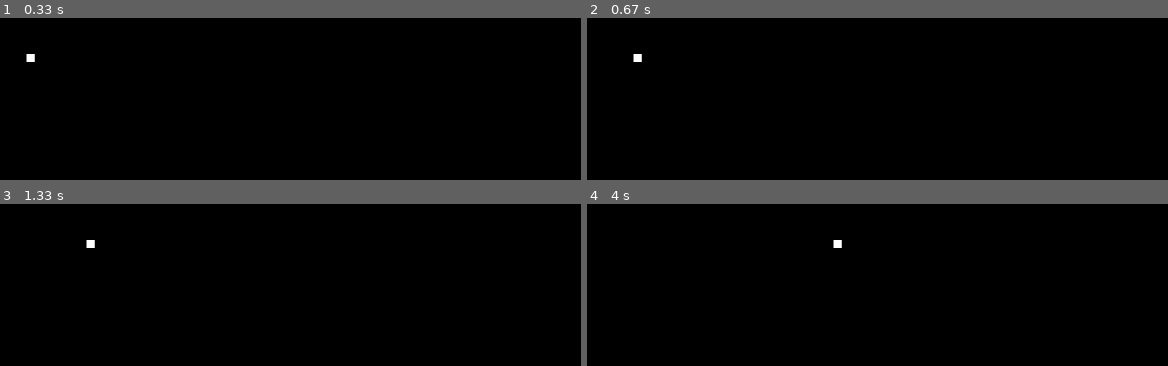
Above: before the commit, frames 1-4 (two rows, left to right).
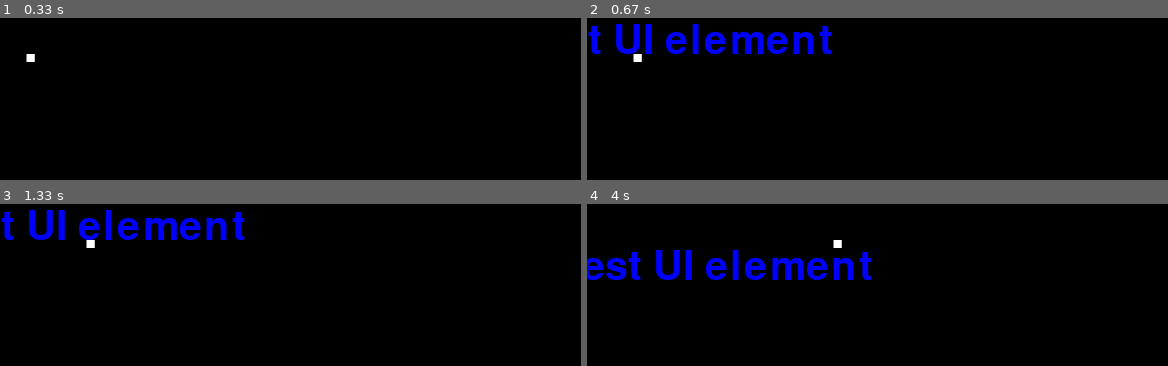
Above: after the commit, the same moments.

Repository: c-michi/pygame_ui
Game: pygame game, started from run_test_window.py
Same seed, same stepped clock (60 frames per second), same inputs: the game is played once before the commit and once after it. The source is Python 2; it was converted automatically to run under Python 3.
Inputs (mouse positions are in pixels of both pictures, inside the frame that each line leads up to):
- Up to frame 1 (0.33 s): no input
- Up to frame 2 (0.67 s): click (outside the picture) at 0.38 s
- Up to frame 3 (1.33 s): no input
- Up to frame 4 (4 s): click (709, 226) at 1.72 s, where only the run after the commit has a clickable "."; click (900, 302) at 2.05 s; click (720, 247) at 3.38 s, where only the run after the commit has a clickable "."; click (outside the picture) at 3.72 s

Frame 1 is identical in both runs. In frame 2, 3.3% of the frame differs, in the area x 0-43%, y 3-23%; in frame 3, 3.3%; in frame 4, 3.9%, in the area x 0-50%, y 28-47%.

Commit message:
Added a first UI Elemnt (Text) and got a basic User Interface to work

Diff:
--- a/run_test_window.py
+++ b/run_test_window.py
@@ -1,9 +1,12 @@
 # -*- coding: utf-8 -*-
 import pygame
+import test_ui
 
 pygame.init()
 
 screen = pygame.display.set_mode((600, 600), pygame.RESIZABLE)
+
+UI = test_ui.init(screen)
 
 t = pygame.font.Font(None, 80)
 direct = 1
@@ -42,5 +45,6 @@
 			exit()  # lint:ok
 	screen.fill((0, 0, 0))
 	screen.blit(t_surf, t_rect)
+	UI.update()
 	pygame.display.flip()
 	move_dot(screen)
--- /dev/null
+++ b/test_ui.py
@@ -0,0 +1,24 @@
+# -*- coding: utf-8 -*-
+from ui import ui_elements
+from ui import ui_handler
+
+
+class my_text(ui_elements.Text):
+
+	def start(self, args):
+		self.set_text(args["text"])
+		self.set_pos((0, 0))
+		self.set_size(60)
+		self.set_color((0, 0, 255))
+
+	def mouse_over(self):
+		pos = self.get_pos()
+		new_pos = (pos[0] + 1, pos[1] + 1)
+		self.set_pos(new_pos)
+
+
+def init(screen):
+	MyText = my_text(text="Just a Test UI element")
+	my_handler = ui_handler.Handler(screen)
+	my_handler.register(MyText)
+	return my_handler
--- a/ui/ui_elements.py
+++ b/ui/ui_elements.py
@@ -1 +1,105 @@
 # -*- coding: utf-8 -*-
+import pygame
+
+
+class Text():
+
+	def __init__(self, **kwargs):
+		self._layer = 0
+		self._text = ""
+		self._pos = (0, 0)
+		self._text_size = 10
+		self._text_font = None
+		self._color = (255, 255, 255)
+		self._bold = False
+		self._italic = False
+		self._underline = False
+		self._align = "center"
+		self._antialias = True
+		self._background = None  # currently no use
+		self.status = 2
+		self._generate_font()
+		self._render_text()
+		self._generate_rect()
+		self.start(kwargs)
+
+	def _generate_font(self):
+		self._font = pygame.font.SysFont(self._text_font, self._text_size, self._bold, self._italic)
+		self.status = 1
+
+	def _render_text(self):
+		self._surf = self._font.render(self._text, self._antialias, self._color)
+		self.status = 0
+
+	def _generate_rect(self):
+		self._rect = self._surf.get_rect()
+		if self._align == "center":
+			self._rect.center = self._pos
+		elif self._align == "bottom_right":
+			self._rect.topleft = self._pos
+		#TODO add all possibilities
+		self.status = 0
+
+	def _blittosurf(self, surface):
+		if self.status > 0:
+			if self.status == 2:
+				self._generate_font()
+			if self.status == 1:
+				self._render_text()
+			self._generate_rect()
+		elif self.status == 0:
+			surface.blit(self._surf, self._rect)
+
+	def set_layer(self, layer):
+		"""Sets the layer the Element
+		should be renderd on"""
+		self._layer = layer
+
+	def get_layer(self):
+		return self._layer
+
+	def set_text(self, text):
+		if type(text) not in [str, unicode]:
+			raise RuntimeError("Text has to be a string")
+		else:
+			self._text = text
+		if self.status < 1 or self.status == 3:
+			self.status = 1
+
+	def set_size(self, size):
+		if type(size) is not int:
+			raise RuntimeError("Size has to be an integer")
+		else:
+			self._text_size = size
+		if self.status < 2 or self.status == 3:
+			self.status = 2
+
+	def set_color(self, color):
+		if type(color) not in [list, tuple, dict]:
+			raise RuntimeError("Color has to be an interable (r,g,b)")
+		else:
+			self._color = color
+		if self.status == 0:
+			self.status = 3
+		if self.status < 1 or self.status == 3:
+			self.status = 1
+
+	def set_pos(self, pos):
+		if type(pos) not in [list, tuple, dict]:
+			raise RuntimeError("Position has to be an interable")
+		else:
+			self._pos = pos
+		if self.status == 0:
+			self.status = 3
+
+	def get_pos(self):
+		return self._pos
+
+	def start(self, args):
+		pass
+
+	def update(self):
+		pass
+
+	def mouse_over(self):
+		pass
--- a/ui/ui_handler.py
+++ b/ui/ui_handler.py
@@ -5,7 +5,10 @@
 class Handler():
 	"""The UI handler class with handles all actions
 	with the UI elements during execution.
-	A UI handler is required for layers to funktion"""
+	A UI handler is required for layers to funktion.
+	Also a UI handler is needed for the predefined
+	funktions of the UI elements who should be overriden
+	to work."""
 
 	def __init__(self, screen, layers=None):
 		self.elements = []
@@ -16,12 +19,27 @@
 				raise RuntimeError("Count of layers has to be an integer")
 			for i in range(0, layers):
 				self.layers.append(pygame.Surface(self.screen.get_size))
-		self.layers = False
+		else:
+			self.layers = None
 
 	def register(self, obj):
 		"""Funktion to register UI Elements to an
 		instance of the handler"""
 		self.elements.append(obj)
+
+	def update(self):
+		"""Causes the Handler and all registered UI elemets
+		to update"""
+		self._element_update()
+		self._exec_mouse_over()
+		if self.layers is None:
+			self._nonelayerblit()
+		else:
+			self._layerblit()
+
+	def _element_update(self):
+		for obj in self.elements:
+			obj.update()
 
 	def _layerblit(self):
 		for obj in self.elements:
@@ -33,3 +51,9 @@
 	def _nonelayerblit(self):
 		for obj in self.elements:
 			obj._blittosurf(self.screen)
+
+	def _exec_mouse_over(self):
+		mouse_pos = pygame.mouse.get_pos()
+		for obj in self.elements:
+			if obj._rect.collidepoint(mouse_pos):
+				obj.mouse_over()
